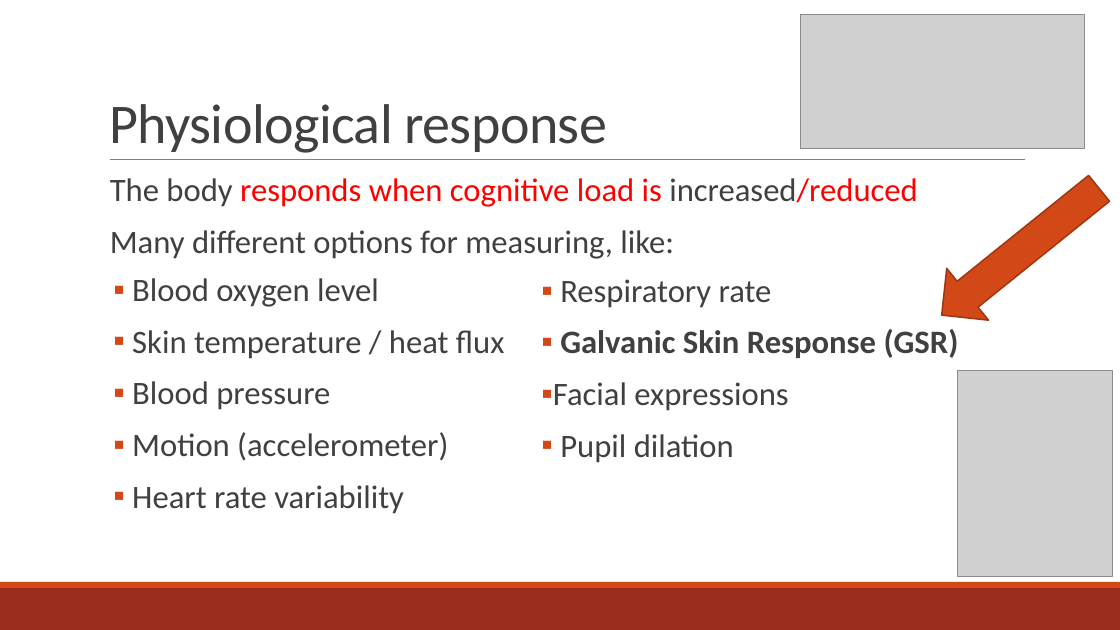
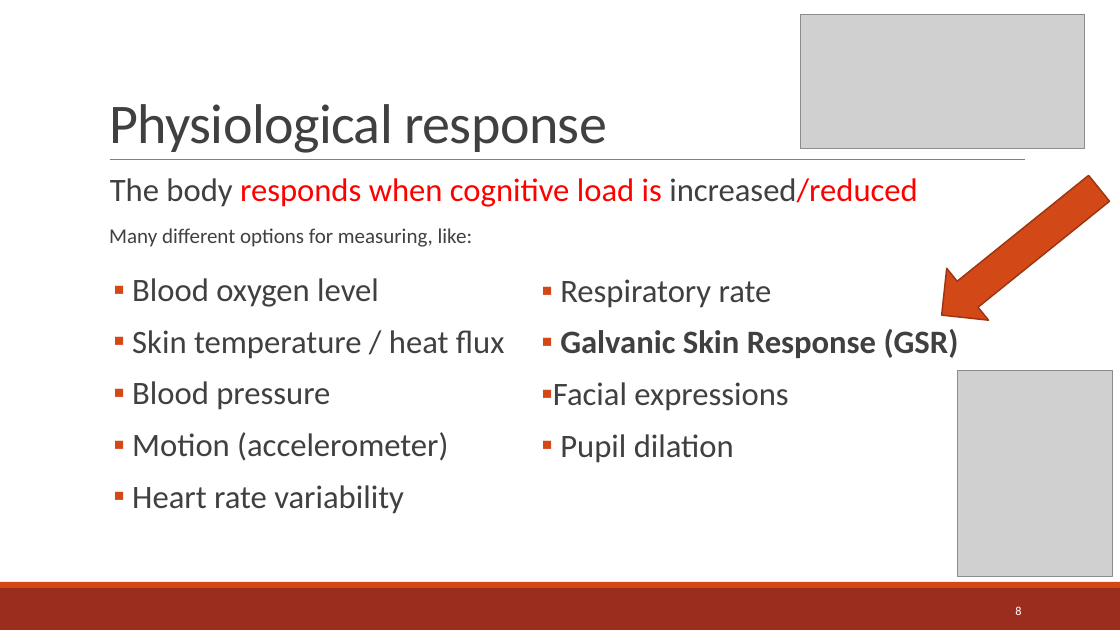
Before and after one commit to Rahazan/AI-BSc-Thesis, a slide deck: slide 8 of presentation/GSR Presentation.pptx (slide 6 before the commit). Drawn at 1120x630 pixels with LibreOffice and Linux fonts; fonts in the diff are those of the drawing; grey boxes stand for pictures. Boxes give left, top, right and bottom in pixels: in the first picture for what was removed or moved away, otherwise in the second. Text is boxed around its words. In the diff, an @@ line names an element or a change of style, - is before the commit and + after.

```diff
--- a/presentation/GSR Presentation.pptx
+++ b/presentation/GSR Presentation.pptx
@@ text at bbox=[109, 228, 473, 247]: size 28 to 18 pt in "Many different options for measuring, like:" @@
@@ page number added at bbox=[1015, 606, 1021, 615], 10.5 pt, text #FFFFFF @@
+8
```
Also in this commit, not shown: 32 other slides changed, 3 slides added, 1 other file.
